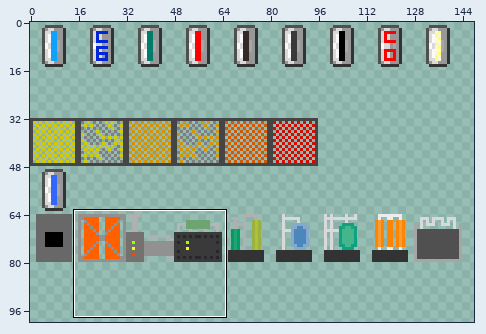
File history of a sprite sheet, com/indeng/sprites/items.png. The picture above shows the old version from afar; the outline marks the close-up.
Close-up. First the earlier version:
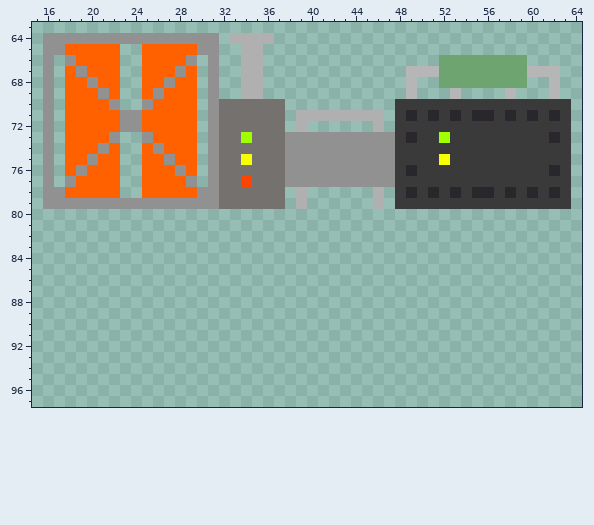
The file is 256x256 pixels. Colours within 5 levels of each other are drawn and written as one. Shown: x 15..64, y 63..97. The wide view leaves out empty margins. The commit also changed other parts of the picture, which this record leaves out.
The result:
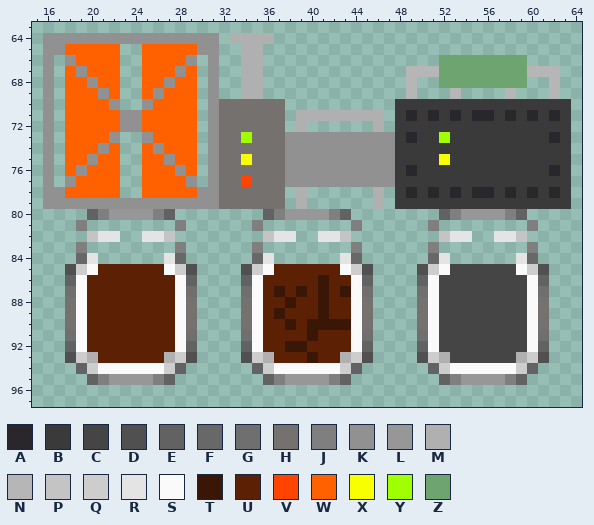
Palette (. is transparent): A #29272b  B #3a3a3a  C #454545  D #505050  E #626262  F #686868  G #6f6f6f  H #75716f  J #7f7f7f  K #919191  L #979797  M #b0b0b0  N #b6b6b6  P #c4c4c4  Q #cdcdcd  R #e4e4e4  S #fafafa  T #3a1606  U #5c2005  V #ff4300  W #ff6100  X #f8ff00  Y #a0ff00  Z #6ea46f
Diff:
Changed rows in their new state; - is an unchanged pixel.
first column x 18:
80 --EJLLLLJE--------EJLLLLJE--------EJLLLLJE--
81 -J--------J------J--------J------J--------J-
82 --PRR--RRP--------PRR--RRP--------PRR--RRP--
83 -J--------J------J--------J------J--------J-
84 -FR------RF------FR------RF------FR------RF-
85 DQSUUUUUUSQD----DQSUUUUUUSQD----DQSCCCCCCSQD
86 ESUUUUUUUUSE----ESUUUUUTUUSE----ESCCCCCCCCSE
87 GSUUUUUUUUSG----GSUTUTUTUTSG----GSCCCCCCCCSG
88 HSUUUUUUUUSH----HSUUTUUTUUSH----HSCCCCCCCCSH
89 HSUUUUUUUUSH----HSUTUUUTUUSH----HSCCCCCCCCSH
90 HSUUUUUUUUSH----HSUUTUTTTTSH----HSCCCCCCCCSH
91 GSUUUUUUUUSG----GSUUUUTUUUSG----GSCCCCCCCCSG
92 ESUUUUUUUUSE----ESUUTTUUUUSE----ESCCCCCCCCSE
93 DQMUUUUUUMQD----DQMUUUTUUMQD----DQMCCCCCCMQD
94 -EQSSSSSSQE------EQSSSSSSQE------EQSSSSSSQE-
95 --EJLLLLJE--------EJLLLLJE--------EJLLLLJE--
Pixel boxes of the changes (left, top, right, bottom) in both close-ups:
added: (65, 209, 197, 385)
added: (241, 209, 549, 385)
